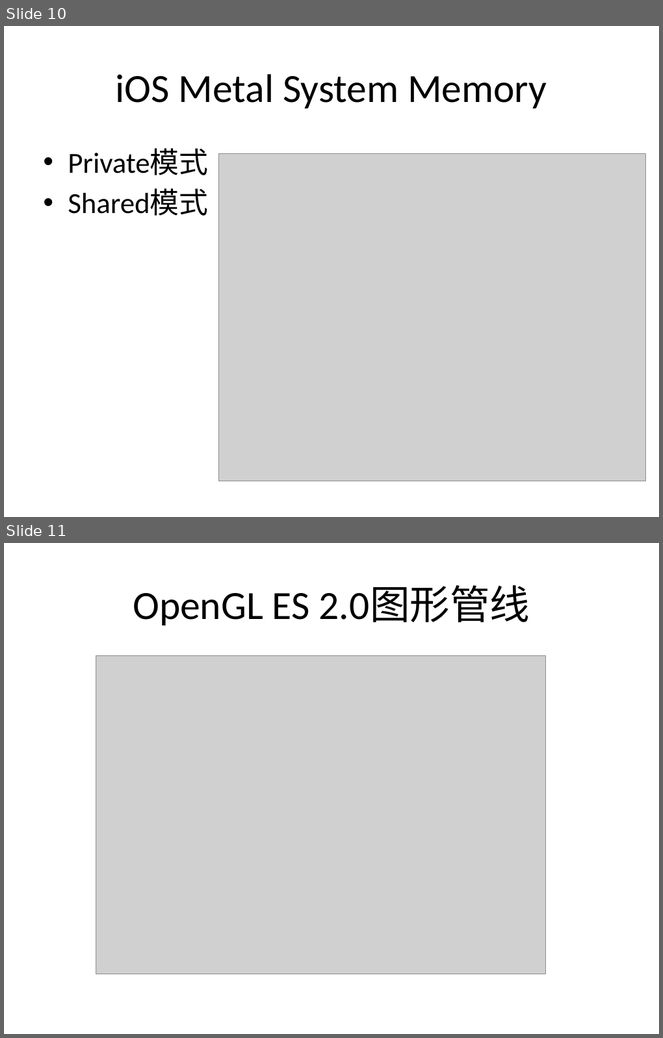
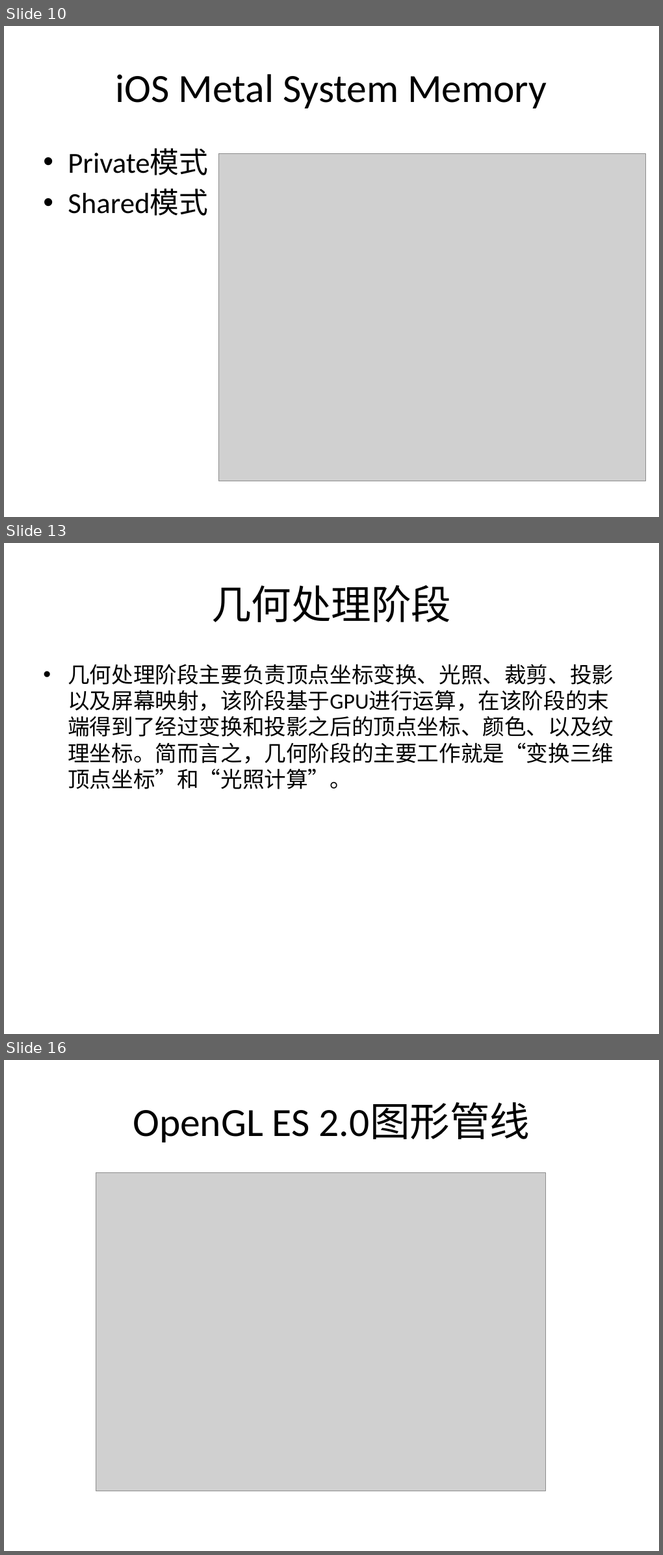
Before and after one commit to eangulee/UnityPerformanceOptimization, a slide deck: GPU Render Pipepline.pptx. Shown one above the other, each under a label of ours: slides 10 and 11 before the commit, slides 10, 13 and 16 after it; the slides between them are not shown. The pictures are 663x1038 and 663x1555 pixels, drawn with LibreOffice and Linux fonts; fonts in the diff are those of the drawing; grey boxes stand for pictures. Boxes give left, top, right and bottom in pixels: in the first picture for what was removed or moved away, otherwise in the second. Text is boxed around its words. In the diff, an @@ line names an element or a change of style, - is before the commit and + after.

```diff
--- a/GPU Render Pipepline.pptx
+++ b/GPU Render Pipepline.pptx
@@ slide 13 added at (4,543,659,1034), background #FFFFFF @@
@@ title added at (211,585,452,622), 44 pt, text #000000 @@
+几何处理阶段
@@ text added at (68,664,614,789), 24 pt, text #000000 @@
+• 几何处理阶段主要负责顶点坐标变换、光照、裁剪、投影以及屏幕映射，该阶段基于GPU进行运算，在该阶段的末端得到了经过变换和投影之后的顶点坐标、颜色、以及纹理坐标。简而言之，几何阶段的主要工作就是“变换三维顶点坐标”和“光照计算”。
@@ what was slide 11 is now slide 16 @@
```
Also in this commit, not shown: 4 slides changed, 4 other slides added.
